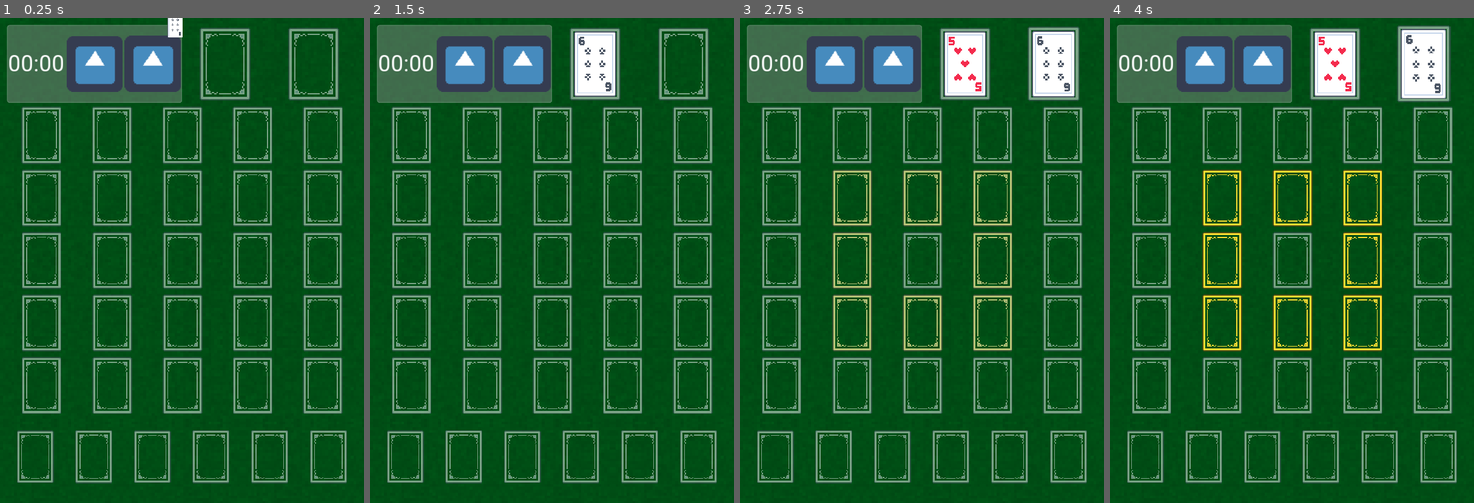
Above: before the commit, frames 1-4 (left to right).
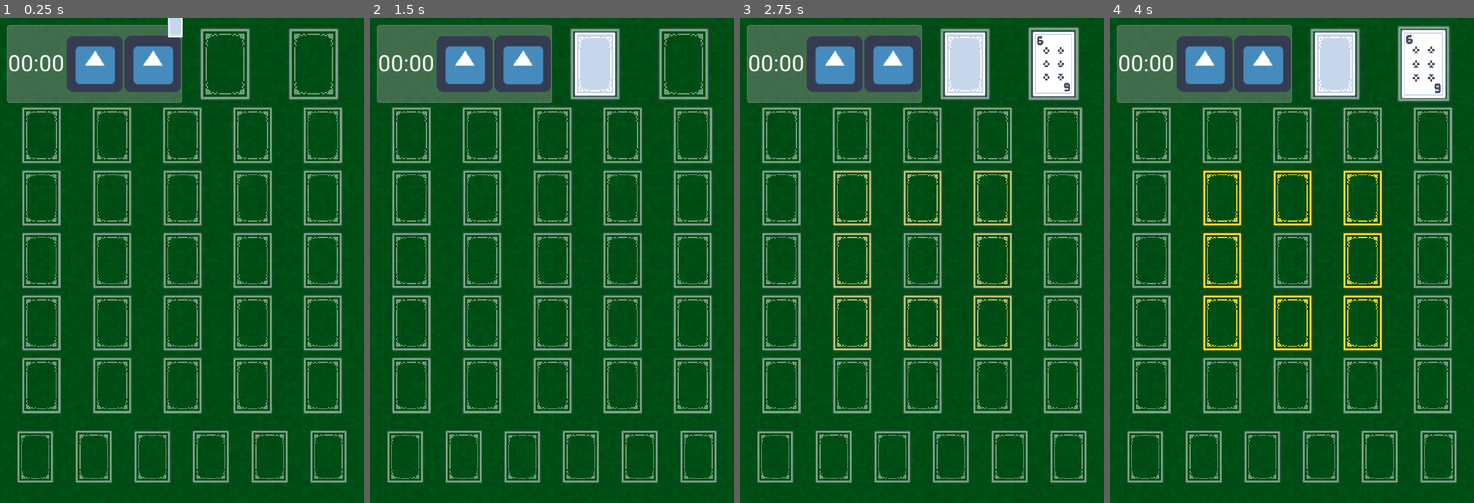
Above: after the commit, the same moments.

Repository: ExplosiveEggshells/godot-gridcannon
Game: Godot game, scene res://scenes/Game.tscn
The game is run twice, just before and just after one commit, with the same random seed, the same clock (stepped at 60 frames per second) and the same inputs. The engine's default icon, where the game draws it, is replaced by a stand-in: a white triangle on a blue panel in a dark square.
Inputs (mouse positions are in pixels of both pictures, inside the frame that each line leads up to):
- Up to frame 1 (0.25 s): no input
- Up to frame 2 (1.5 s): click (464, 61) at 0.5 s; click (522, 61) at 1.25 s
- Up to frame 3 (2.75 s): click (965, 61) at 2.02 s
- Up to frame 4 (4 s): click (1423, 61) at 2.77 s; click (1150, 134) at 3.5 s

The runs differ from the first frame. In frame 1, 0.1% of the frame differs, in the area x 46-50%, y 0-4%; in frame 2, 1.0%; in frame 3, 1.0%, in the area x 57-67%, y 3-16%; in frame 4, 1.0%.

Commit message:
half-working round state

Diff:
--- a/scenes/GameManager.tscn
+++ b/scenes/GameManager.tscn
@@ -1,9 +1,10 @@
-[gd_scene load_steps=5 format=2]
+[gd_scene load_steps=6 format=2]
 
 [ext_resource path="res://scripts/GameManager.gd" type="Script" id=1]
 [ext_resource path="res://scripts/GameState/InitState.gd" type="Script" id=2]
 [ext_resource path="res://scripts/GameState/SetupState.gd" type="Script" id=3]
 [ext_resource path="res://scripts/GameState/SetupRoyalsState.gd" type="Script" id=4]
+[ext_resource path="res://scripts/GameState/RoundState.gd" type="Script" id=5]
 
 [node name="GameManager" type="Node"]
 script = ExtResource( 1 )
@@ -31,3 +32,6 @@
 [node name="DrawPauseTimer" type="Timer" parent="SetupRoyals"]
 wait_time = 0.5
 one_shot = true
+
+[node name="Round" type="Node" parent="."]
+script = ExtResource( 5 )
--- a/scripts/Card.gd
+++ b/scripts/Card.gd
@@ -48,7 +48,7 @@
 	back_texture = GameManager.card_back
 	$CardSprite.texture = face_texture
 
-func SetFaceUp(var is_face_up : bool):
+func set_face_up(var is_face_up : bool):
 	$CardSprite.texture = face_texture if is_face_up else back_texture
 
 func end_mouse_follow():
--- a/scripts/DeckFrame.gd
+++ b/scripts/DeckFrame.gd
@@ -11,11 +11,13 @@
 func _ready():
 	virtual_deck = $VirtualDeck
 
+
 	connect("button_down", virtual_deck, "on_deck_pressed")
 	$RepivotTimer.connect("timeout", self, "UpdatePivot")
 	$RepivotTimer.start()
 
 	virtual_deck.associated_frame = self
+	virtual_deck.face_up = face_up_deck
 
 	if (auto_register):
 		GameManager.deck_dict[deck_name] = virtual_deck
--- a/scripts/GameManager.gd
+++ b/scripts/GameManager.gd
@@ -53,3 +53,95 @@
 
 func _relay_card_placement(var card, var vdeck) -> void:
 	emit_signal("card_placed", card, vdeck)
+
+## PLACEMENT LOGIC ##
+func get_valid_number_placements(card) -> Array:
+	var number_decks = get_decks_of_type(DeckType.GRID_NUMBER)
+	var valid_decks = []
+
+	for deck in number_decks:
+		if (deck.card_stack.empty()):
+			valid_decks.append(deck)
+			continue
+
+		var top_card = deck.top_card()
+		if (top_card.value <= card.value):
+			valid_decks.append(deck)
+
+	return valid_decks
+
+func get_royal_receptible_decks(royal_card):
+	var deck_priorities = get_deck_priorities(royal_card)
+	var receptible_decks = []
+
+	var match_val = -1		# Once set to a non -1 value, all further deck's must have this priority to be considered.
+
+	for i in (deck_priorities.size()-1):
+		if (match_val != -1 && deck_priorities[i][1] != match_val):
+			break
+
+		var valid_adjacent_decks = get_adjacent_royal_decks(deck_priorities[i][0])
+		if (!valid_adjacent_decks.empty()):
+			receptible_decks.append_array(valid_adjacent_decks)
+			match_val = deck_priorities[i][1]
+
+	# No receptible decks should be logically impossible.
+	assert(receptible_decks.size() != 0)
+
+	return receptible_decks
+func get_deck_priorities(royal_card):
+	var number_decks = GameManager.get_decks_of_type(DeckType.GRID_NUMBER)
+	number_decks.remove(4)		# Remove middle deck
+
+	var deck_priority_tuples = []
+
+	# Generate 'priority' scores per deck. Highest priority is the best
+	# candidate for the royal.
+	# Same suit: +20
+	# Not suit, but same color: +10
+	# + Card's numeric value.
+	for deck in number_decks:
+		var priority = 0
+		var top_card = deck.top_card()
+
+		if (top_card.suit == royal_card.suit):						# Same suit
+			priority = 20
+		elif (royal_card.suit == 1 || royal_card.suit == 3):		# Black suits
+			if (top_card.suit == 1 || top_card.suit == 3):
+				priority = 10
+		elif (royal_card.suit == 2 || royal_card.suit == 4):		# Red suits
+			if (top_card.suit == 2 || top_card.suit == 4):
+				priority = 10
+
+		priority += top_card.value
+		deck_priority_tuples.append([deck, priority])
+
+	deck_priority_tuples.sort_custom(self, "sort_priority_decks")
+	return deck_priority_tuples
+func sort_priority_decks(a, b):
+	return (a[1] > b[1])
+func get_adjacent_royal_decks(deck):
+	var adjacent_royal_decks = []
+
+	var next_test = evaluate_royal_deck(deck, 1, 0)
+	if (next_test != null):
+		adjacent_royal_decks.append(next_test)
+
+	next_test = evaluate_royal_deck(deck, -1, 0)
+	if (next_test != null):
+		adjacent_royal_decks.append(next_test)
+
+	next_test = evaluate_royal_deck(deck, 0, -1)
+	if (next_test != null):
+		adjacent_royal_decks.append(next_test)
+
+	next_test = evaluate_royal_deck(deck, 0, 1)
+	if (next_test != null):
+		adjacent_royal_decks.append(next_test)
+
+	return adjacent_royal_decks
+func evaluate_royal_deck(deck, delta_x, delta_y):
+	var target_deck = GameManager.grid_decks[deck.grid_y + delta_y][deck.grid_x + delta_x]
+	if (target_deck.deck_type == DeckType.GRID_ROYAL && target_deck.card_stack.empty()):
+		return target_deck
+	return null
--- /dev/null
+++ b/scripts/GameState/RoundState.gd
@@ -0,0 +1,84 @@
+extends GameState
+
+var main_deck
+var hand_deck
+
+func _on_card_placed(card, deck) -> void:
+	pass
+
+func handle_input(_event: InputEvent) -> void:
+	pass
+
+func update(_delta: float) -> void:
+	pass
+
+func physics_update(_delta: float) -> void:
+	pass
+
+func enter(_parms := {}) -> void:
+
+
+	main_deck = GameManager.main_deck
+	hand_deck = GameManager.deck_dict["next_card"]
+
+	draw_card()
+
+func draw_card() -> void:
+	GameManager.clear_draw_receive_flags()
+	if (hand_deck.card_stack.empty()):
+		if (main_deck.card_stack.empty()):
+			pass
+			# Fail state!
+		GameManager.draw_card_from_deck_to_deck(main_deck, hand_deck)
+
+	var next_card = hand_deck.top_card()
+	match (next_card.card_type):
+		CardType.NUMBER:
+			handle_number_placement(next_card)
+		CardType.ROYAL:
+			handle_royal_placement(next_card)
+		CardType.PLOY:
+			handle_ploy_draw(next_card)
+
+
+func handle_number_placement(card):
+	var receptible_decks = GameManager.get_valid_number_placements(card)
+
+	for deck in receptible_decks:
+		deck.set_receptible(true)
+
+	hand_deck.set_drawable(true)
+
+	var received_deck = yield(GameManager, "card_placed")[0]
+
+	if (received_deck != GameManager.grid_decks[2][2]):
+		royal_kill_attempt(received_deck)
+
+	draw_card()
+
+
+func handle_royal_placement(card):
+	var receptible_decks = GameManager.get_royal_receptible_decks(card)
+
+	# If there is only one possible location, move the card there automatically.
+	# Otherwise, wait for the player to choose.
+	if (receptible_decks.size() == 1):
+		GameManager.draw_card_from_deck_to_deck(hand_deck, receptible_decks[0])
+	else:
+		for deck in receptible_decks:
+			deck.set_receptible(true)
+
+		hand_deck.set_drawable(true)
+
+		yield(GameManager, "card_placed")
+
+	draw_card()
+
+func handle_ploy_draw(card):
+	var target_deck = GameManager.deck_dict["ploy_" + card.name]
+	GameManager.draw_card_from_deck_to_deck(hand_deck, target_deck)
+
+	draw_card()
+
+func royal_kill_attempt(seed_deck):
+	pass
--- a/scripts/GameState/SetupRoyalsState.gd
+++ b/scripts/GameState/SetupRoyalsState.gd
@@ -41,22 +41,7 @@
 	move_royal_to_hand()
 
 	var next_royal = next_card_deck.top_card()
-	var deck_priorities = get_deck_priorities(next_royal)
-	var receptible_decks = []
-
-	var match_val = -1		# Once set to a non -1 value, all further deck's must have this priority to be considered.
-
-	for i in (deck_priorities.size()-1):
-		if (match_val != -1 && deck_priorities[i][1] != match_val):
-			break
-
-		var valid_adjacent_decks = get_adjacent_royal_decks(deck_priorities[i][0])
-		if (!valid_adjacent_decks.empty()):
-			receptible_decks.append_array(valid_adjacent_decks)
-			match_val = deck_priorities[i][1]
-
-	# No receptible decks should be logically impossible.
-	assert(receptible_decks.size() != 0)
+	var receptible_decks = GameManager.get_royal_receptible_decks(next_royal)
 
 	# If there is only one possible location, move the card there automatically.
 	# Otherwise, wait for the player to choose.
@@ -71,64 +56,3 @@
 		yield(GameManager, "card_placed")
 
 	prepare_next_royal()
-
-func get_deck_priorities(royal_card):
-	var number_decks = GameManager.get_decks_of_type(DeckType.GRID_NUMBER)
-	number_decks.remove(4)		# Remove middle deck
-
-	var deck_priority_tuples = []
-
-	# Generate 'priority' scores per deck. Highest priority is the best
-	# candidate for the royal.
-	# Same suit: +20
-	# Not suit, but same color: +10
-	# + Card's numeric value.
-	for deck in number_decks:
-		var priority = 0
-		var top_card = deck.top_card()
-
-		if (top_card.suit == royal_card.suit):						# Same suit
-			priority = 20
-		elif (royal_card.suit == 1 || royal_card.suit == 3):		# Black suits
-			if (top_card.suit == 1 || top_card.suit == 3):
-				priority = 10
-		elif (royal_card.suit == 2 || royal_card.suit == 4):		# Red suits
-			if (top_card.suit == 2 || top_card.suit == 4):
-				priority = 10
-
-		priority += top_card.value
-		deck_priority_tuples.append([deck, priority])
-
-	deck_priority_tuples.sort_custom(self, "sort_priority_decks")
-	return deck_priority_tuples
-
-func sort_priority_decks(a, b):
-	return (a[1] > b[1])
-
-
-func get_adjacent_royal_decks(deck):
-	var adjacent_royal_decks = []
-
-	var next_test = evaluate_royal_deck(deck, 1, 0)
-	if (next_test != null):
-		adjacent_royal_decks.append(next_test)
-
-	next_test = evaluate_royal_deck(deck, -1, 0)
-	if (next_test != null):
-		adjacent_royal_decks.append(next_test)
-
-	next_test = evaluate_royal_deck(deck, 0, -1)
-	if (next_test != null):
-		adjacent_royal_decks.append(next_test)
-
-	next_test = evaluate_royal_deck(deck, 0, 1)
-	if (next_test != null):
-		adjacent_royal_decks.append(next_test)
-
-	return adjacent_royal_decks
-
-func evaluate_royal_deck(deck, delta_x, delta_y):
-	var target_deck = GameManager.grid_decks[deck.grid_y + delta_y][deck.grid_x + delta_x]
-	if (target_deck.deck_type == DeckType.GRID_ROYAL && target_deck.card_stack.empty()):
-		return target_deck
-	return null
--- a/scripts/VirtualDeck.gd
+++ b/scripts/VirtualDeck.gd
@@ -13,6 +13,8 @@
 var card_stack = []
 var deck_type
 
+var face_up = true
+
 func _ready():
 	associated_frame = get_parent()
 	animation_player = get_parent().get_node("AnimationPlayer")
@@ -21,6 +23,8 @@
 func PushCard(var card : Position2D):
 	card.assigned_vdeck = self
 	card_stack.push_back(card)
+
+	card.set_face_up(face_up)
 
 	UpdateZIndices()
 
